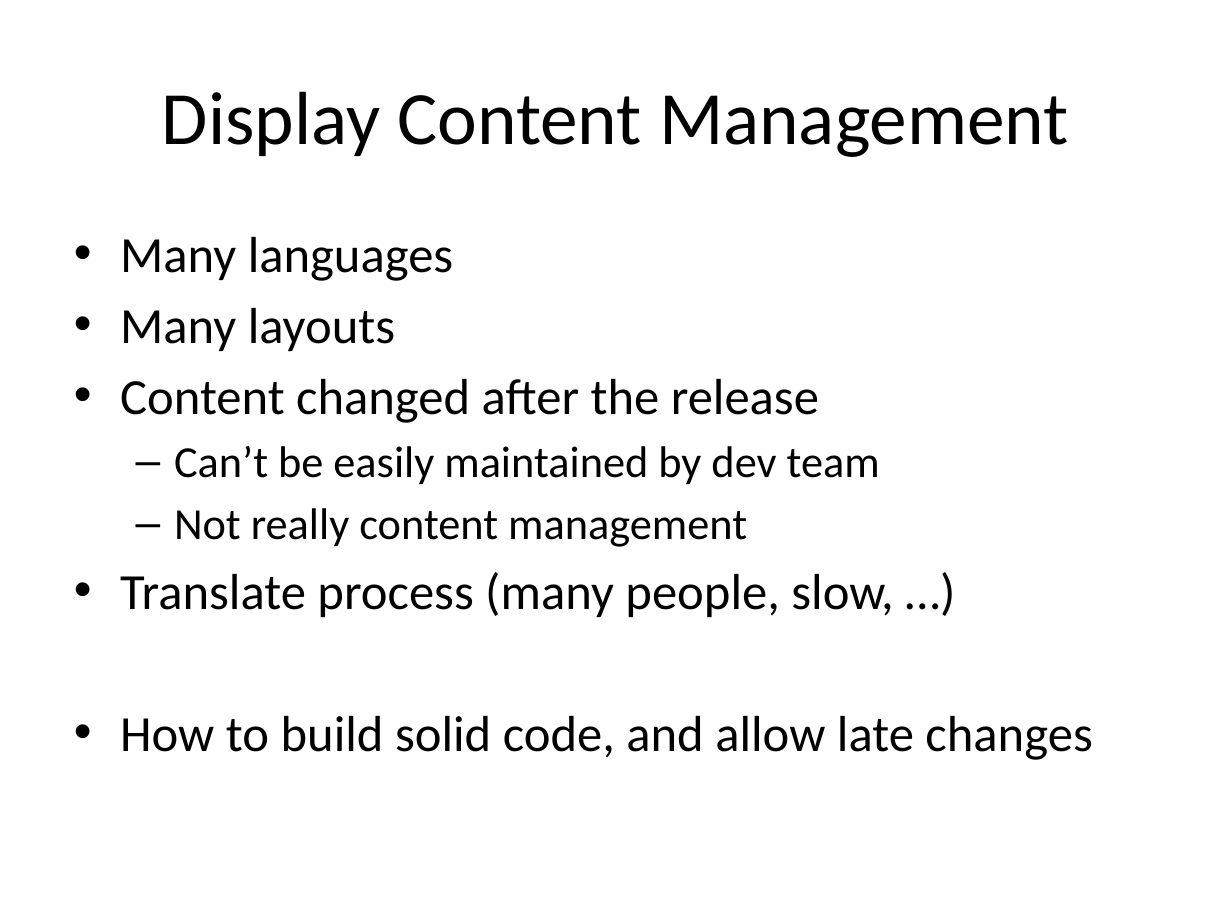
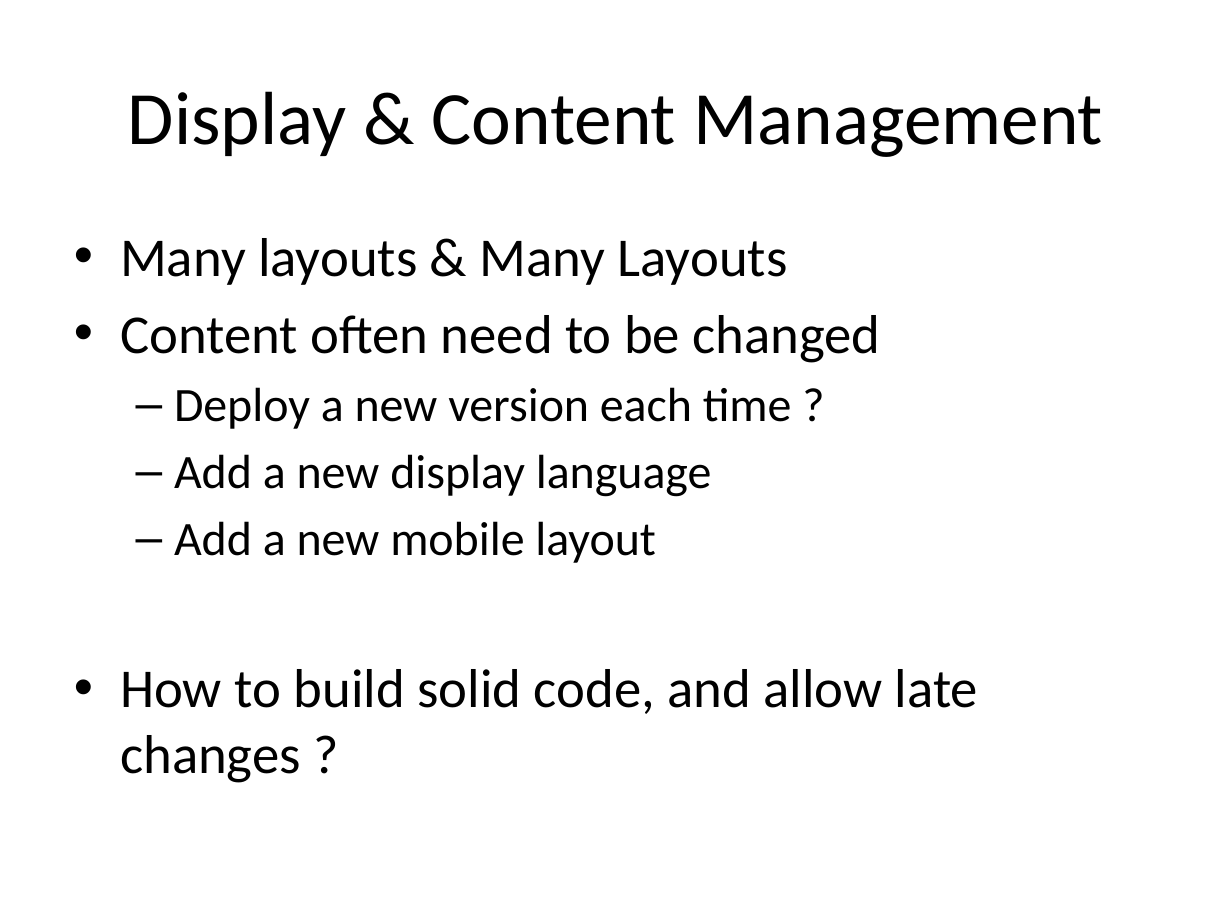
Before and after one commit to dbaeli/ez18n, a slide deck: slide 6 of ez18n-slides/javaone-2012/ez18n_javaone2012.pptx. Drawn at 1232x924 pixels with LibreOffice and Linux fonts; fonts in the diff are those of the drawing; background and template pictures are left out. Boxes give left, top, right and bottom in pixels: in the first picture for what was removed or moved away, otherwise in the second. Text is boxed around its words. In the diff, an @@ line names an element or a change of style, - is before the commit and + after.

```diff
--- a/ez18n-slides/javaone-2012/ez18n_javaone2012.pptx
+++ b/ez18n-slides/javaone-2012/ez18n_javaone2012.pptx
@@ title at [128, 91, 1103, 157]: text changed @@
-Display Content Management
+Display & Content Management
@@ text at [120, 238, 978, 783]: text changed; size 29.6 to 32 pt @@
-• Many languages
-• Many layouts
-• Content changed after the release
-  – Can’t be easily maintained by dev team
-  – Not really content management
-• Translate process (many people, slow, …)
-• How to build solid code, and allow late changes
+• Many layouts & Many Layouts
+• Content often need to be changed
+  – Deploy a new version each time ?
+  – Add a new display language
+  – Add a new mobile layout
+• How to build solid code, and allow late changes ?
```
Also in this commit, not shown: 17 other slides changed, 5 slides added, 7 slides removed.
